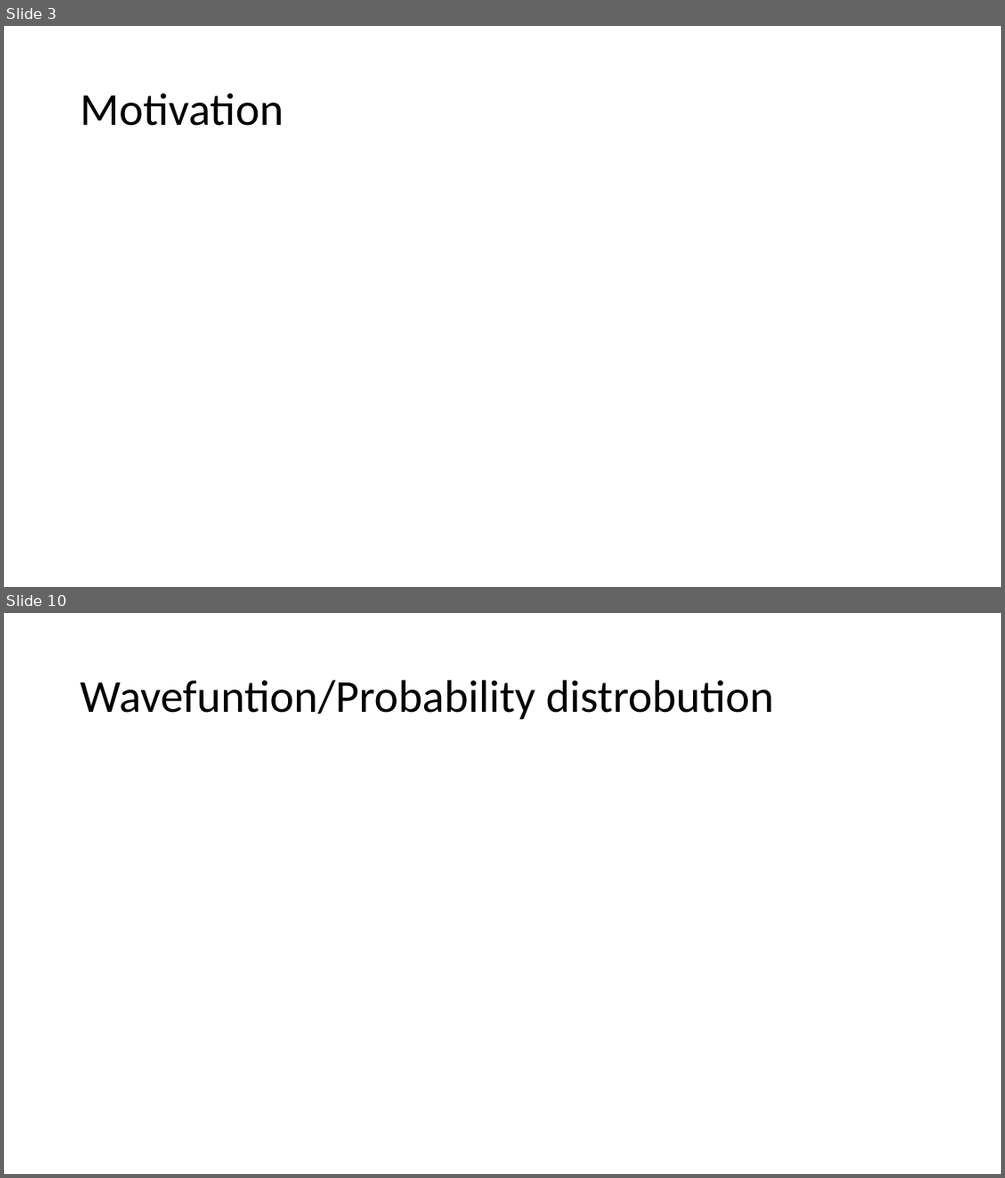
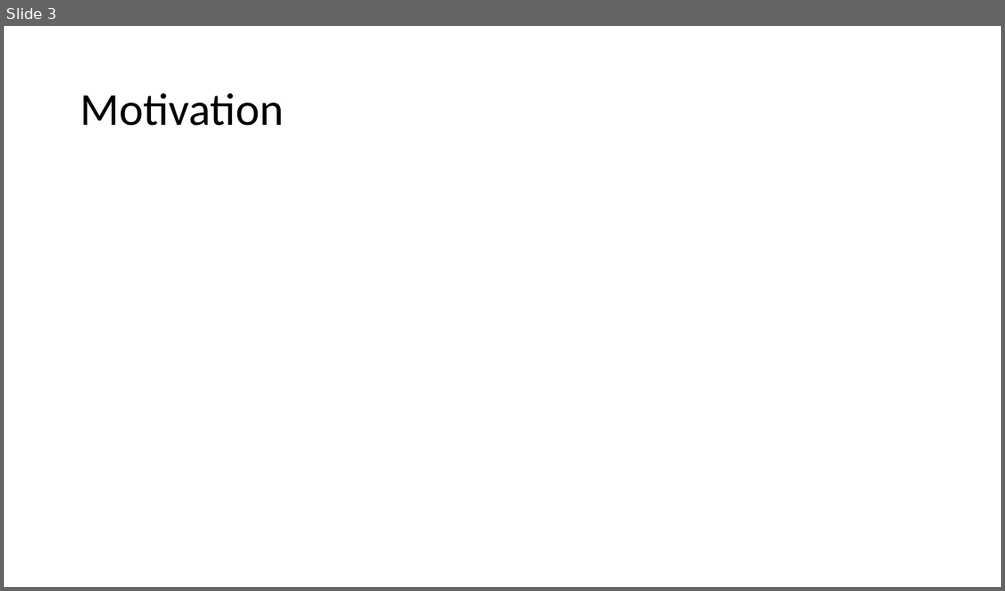
Before and after one commit to louisemccann/final_project, a slide deck: fyp_presentation.pptx. Shown one above the other, each under a label of ours: slides 3 and 10 before the commit, slide 3 after it; the slides between them are not shown. The pictures are 1005x1178 and 1005x591 pixels, drawn with LibreOffice and Linux fonts; fonts in the diff are those of the drawing. Boxes give left, top, right and bottom in pixels: in the first picture for what was removed or moved away, otherwise in the second. Text is boxed around its words. In the diff, an @@ line names an element or a change of style, - is before the commit and + after.

```diff
--- a/fyp_presentation.pptx
+++ b/fyp_presentation.pptx
@@ slide 10 removed at [4, 613, 1001, 1174], background #FFFFFF @@
@@ title removed at [80, 680, 774, 720] @@
-Wavefuntion/Probability distrobution
```
Also in this commit, not shown: 4 slides changed, 4 slides added, 4 other slides removed.
